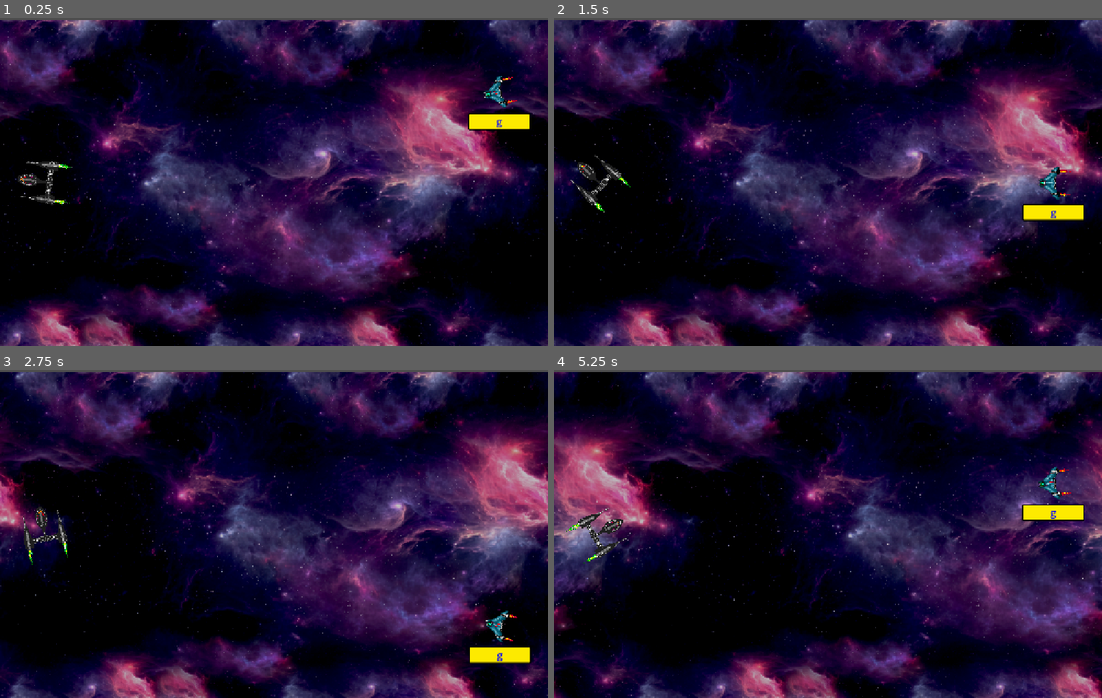
Above: before the commit, frames 1-4 (two rows, left to right).
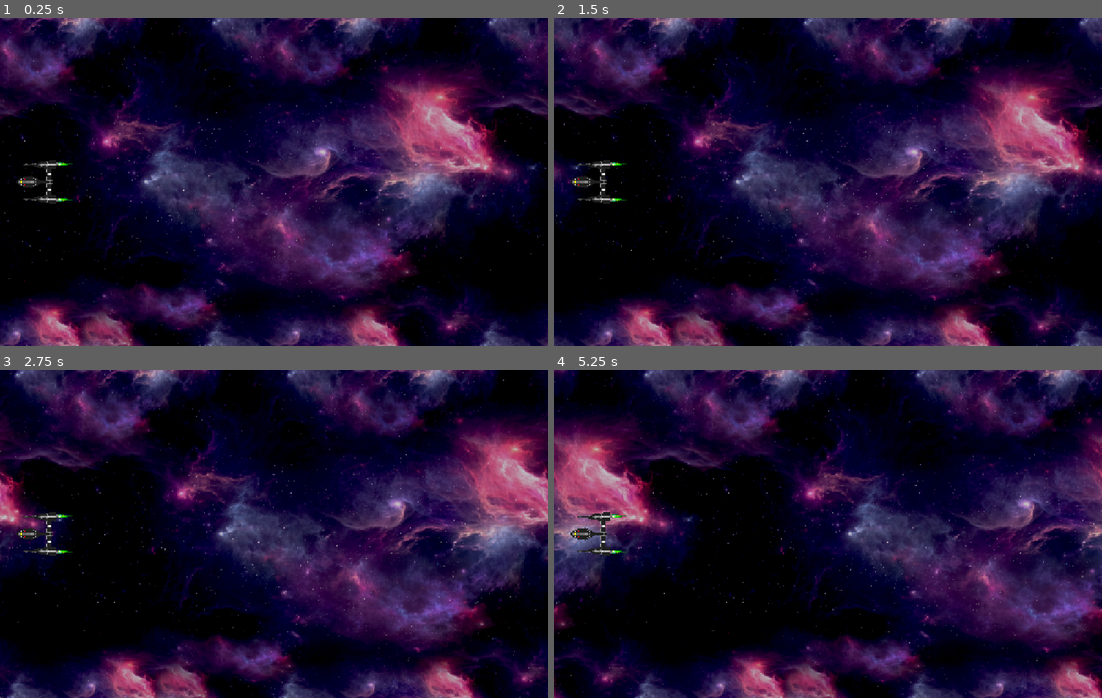
Above: after the commit, the same moments.

Repository: RaulHuertas/galaxy-keys
Game: Godot game, scene res://practice_game.tscn
The game is run twice, just before and just after one commit, with the same random seed, the same clock (stepped at 60 frames per second) and the same inputs.
Inputs:
- Up to frame 1 (0.25 s): no input
- Up to frame 2 (1.5 s): tap Enter at 0.5 s
- Up to frame 3 (2.75 s): no input
- Up to frame 4 (5.25 s): no input

The runs differ from the first frame. In frame 1, 7.6% of the frame differs, in the area x 0-100%, y 0-100%; in frame 2, 7.9%; in frame 3, 7.9%; in frame 4, 7.9%.
Error after the commit: Parse Error: Preload file "res://enemy_ship_1.tscn" does not exist. (res://practice_game.gd:3)

Commit message:
code fixing

Diff:
--- a/eneme_ship_1.gd
+++ /dev/null
@@ -1,92 +0,0 @@
-class_name EnemyShip
-extends Node2D
-
-@onready var sprite = %sprite
-@onready var lock_label = %lock
-@onready var sprite_label = %target
-
-enum State {
-	FREE,
-	LOCKED,
-	DESTROYED
-}
-
-enum FreedMode {
-	ERROR_LIMIT,
-
-}
-
-var state : State = State.FREE
-var lock_sequence : String = ""
-var target: String = ""
-var target_position: int = 0
-var index : int = 0
-var error_limit = 3
-var error_count = 0
-
-signal wrong_target_code(position:int, total:int)
-signal destroyed()
-signal freed()
-
-# Called when the node enters the scene tree for the first time.
-func _ready():
-	%sprite.play()
-
-func get_sprite():
-	return %sprite
-
-func set_assignations(lock_sequence:String, target:String, index : int =0, error_limit:int =3 ):
-	self.lock_sequence = lock_sequence
-	self.target = target
-	self.index = index
-	self.error_limit = error_limit
-	self.error_count = 0
-	#UI [color=blue]blue[/color][color=red]red[/color]
-	%lock.text = "[color=blue]"+lock_sequence+"[/color]"
-	%target.text = "[color=blue]"+target+"[/color]"
-	%lock.show()
-	%target.hide()
-
-func make_locked()->void:
-	self.state = State.LOCKED
-	%lock.hide()
-	%target.show()
-
-func target_try(typed: String)->bool:
-	if target == null:
-		return false
-	if state == State.FREE:
-		return false
-	if state == State.DESTROYED:
-		return false
-	if(target[target_position]==typed):
-		target_position = target_position+1
-		#update ui
-		var ready_str = target.substr(0,target_position)
-		var missing_str = target.substr(target_position,target.length()-target_position)
-		%target.text = "[color=transparent]"+ready_str+"[/color]"+"[color=blue]"+missing_str+"[/color]"
-		if(target_position==target.length()):
-			destroyed.emit()
-			hide()
-			state = State.DESTROYED
-		return true
-	else :
-		error_count = error_count+1
-		if error_count==error_limit:
-			state = State.FREE
-			freed.emit()
-		else:
-			wrong_target_code.emit(target_position, target.length())
-
-		return false
-
-func is_destroyed()->bool:
-	return state == State.DESTROYED
-
-func kill():
-	%sprite.hide()
-
-
-# Called every frame. 'delta' is the elapsed time since the previous frame.
-func _process(delta):
-	pass
--- a/eneme_ship_1.tscn
+++ /dev/null
@@ -1,63 +0,0 @@
-[gd_scene format=3 uid="uid://biwoyis7e0euu"]
-
-[ext_resource type="Script" uid="uid://dy7m8rc7s7r6x" path="res://eneme_ship_1.gd" id="1_7jqeu"]
-[ext_resource type="SpriteFrames" uid="uid://bnymged0trdtn" path="res://assets/flipbooks/enemy_ship_1.tres" id="1_mwu05"]
-
-[sub_resource type="StyleBoxFlat" id="StyleBoxFlat_2o1iv"]
-bg_color = Color(0.9916459, 0.9155579, 7.70092e-07, 1)
-border_width_left = 3
-border_width_top = 3
-border_width_right = 3
-border_width_bottom = 3
-border_color = Color(0, 0, 0, 1)
-corner_radius_top_left = 3
-corner_radius_top_right = 3
-corner_radius_bottom_right = 3
-corner_radius_bottom_left = 3
-
-[sub_resource type="StyleBoxFlat" id="StyleBoxFlat_7jqeu"]
-bg_color = Color(0.6, 0.9019608, 0.6, 1)
-border_width_left = 3
-border_width_top = 3
-border_width_right = 3
-border_width_bottom = 3
-border_color = Color(0, 0, 0, 1)
-corner_radius_top_left = 3
-corner_radius_top_right = 3
-corner_radius_bottom_right = 3
-corner_radius_bottom_left = 3
-
-[node name="root" type="Node2D" unique_id=1759155857]
-script = ExtResource("1_7jqeu")
-
-[node name="sprite" type="AnimatedSprite2D" parent="." unique_id=1563110004]
-unique_name_in_owner = true
-texture_filter = 1
-sprite_frames = ExtResource("1_mwu05")
-
-[node name="lock" type="RichTextLabel" parent="." unique_id=546811768]
-unique_name_in_owner = true
-offset_left = -73.0
-offset_top = 45.0
-offset_right = 73.0
-offset_bottom = 85.0
-theme_override_font_sizes/normal_font_size = 24
-theme_override_styles/normal = SubResource("StyleBoxFlat_2o1iv")
-bbcode_enabled = true
-text = "[color=blue]lo[/color][color=red]ck[/color]"
-horizontal_alignment = 1
-vertical_alignment = 1
-
-[node name="target" type="RichTextLabel" parent="." unique_id=425814790]
-unique_name_in_owner = true
-offset_left = -73.0
-offset_top = 45.0
-offset_right = 73.0
-offset_bottom = 85.0
-theme_override_font_sizes/normal_font_size = 24
-theme_override_styles/normal = SubResource("StyleBoxFlat_7jqeu")
-bbcode_enabled = true
-text = "[color=blue]tar[/color][color=red]get[/color]"
-shortcut_keys_enabled = false
-horizontal_alignment = 1
-vertical_alignment = 1
--- a/practice_game.gd
+++ b/practice_game.gd
@@ -1,4 +1,6 @@
 extends Node2D
+
+@onready var enemy_ship_scene_1 : Resource = preload("res://enemy_ship_1.tscn")
 
 var enemy_ships : Array = []
 var current_ship : EnemyShip = null
@@ -21,14 +23,22 @@
 		result = result+(character_levels[level][random_index])
 	return result
 
-
 func _ready():
 	print(%nuty_ship)
 	%nuty_ship.play()
 	state = State.FREE
+	%enemy_ship_1.hide()
 
 	#Initialize enemies
-	enemy_ships.append(%enemy_ship_1)
+	#enemy_ships.append(%enemy_ship_1)
+	for enemy in character_levels[current_level].size():
+		var new_ship = enemy_ship_scene_1.instantiate()
+		new_ship.position.x= 600
+		new_ship.position.y= 400
+		enemy_ships.append(new_ship)
+		new_ship.show()
+		print("enemy created")
+
 	for i in enemy_ships.size():
 		var ship = enemy_ships[i]
 		ship.set_assignations(get_target_array(current_level,1),get_target_array(current_level,5))
@@ -64,4 +74,5 @@
 			print("Hit!")
 			if current_ship.is_destroyed():
 				print("Hit and destroyed!")
+				state = State.FREE
 			pass
--- a/practice_game.tscn
+++ b/practice_game.tscn
@@ -3,7 +3,7 @@
 [ext_resource type="Script" uid="uid://do2m44yxtljsx" path="res://practice_game.gd" id="1_fsajk"]
 [ext_resource type="Texture2D" uid="uid://cnnkbnscagmnx" path="res://assets/flipbooks/blackShip.png" id="2_33f34"]
 [ext_resource type="Texture2D" uid="uid://bxar444p85ns1" path="res://assets/flipbooks/background1.png" id="2_dy8u4"]
-[ext_resource type="PackedScene" uid="uid://biwoyis7e0euu" path="res://eneme_ship_1.tscn" id="3_mwu5k"]
+[ext_resource type="PackedScene" uid="uid://biwoyis7e0euu" path="res://enemy_ship_1.tscn" id="3_mwu5k"]
 
 [sub_resource type="AtlasTexture" id="AtlasTexture_mwu5k"]
 atlas = ExtResource("2_33f34")
@@ -84,7 +84,7 @@
 
 [node name="Background1" type="Sprite2D" parent="Parallax2D" unique_id=1596954187]
 texture_filter = 1
-position = Vector2(641, 388)
+position = Vector2(640, 384.00003)
 scale = Vector2(1, 1.2)
 texture = ExtResource("2_dy8u4")
 
Not shown, removed: eneme_ship_1.gd.uid
